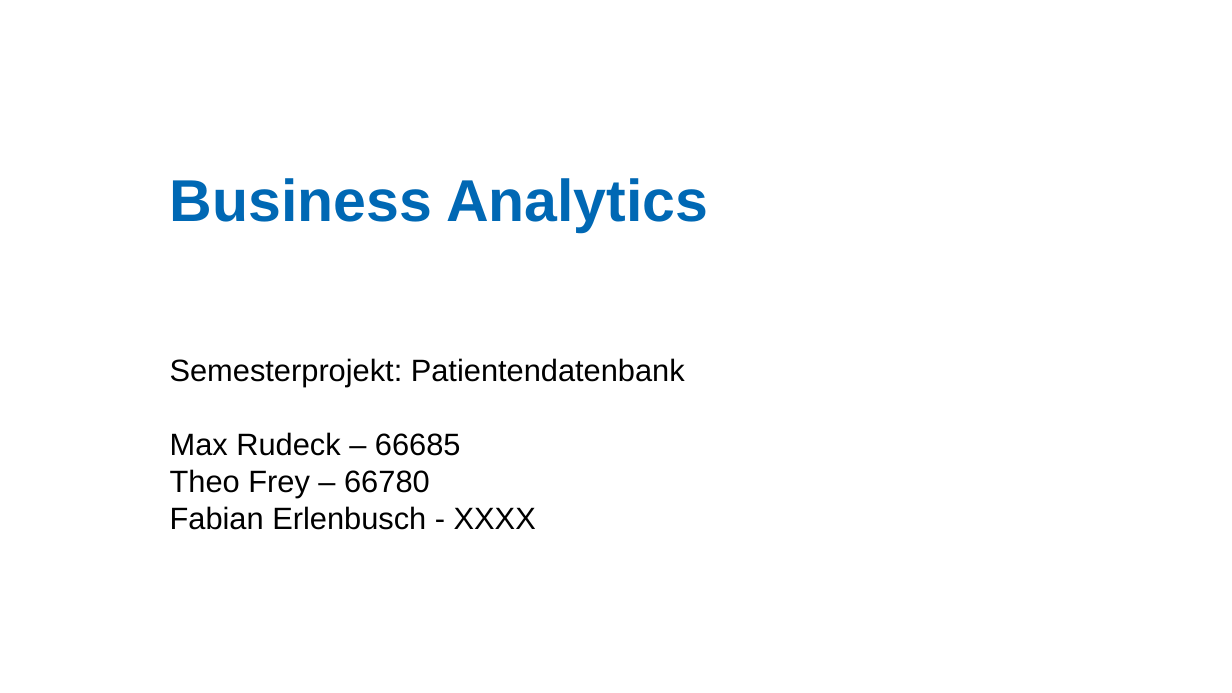
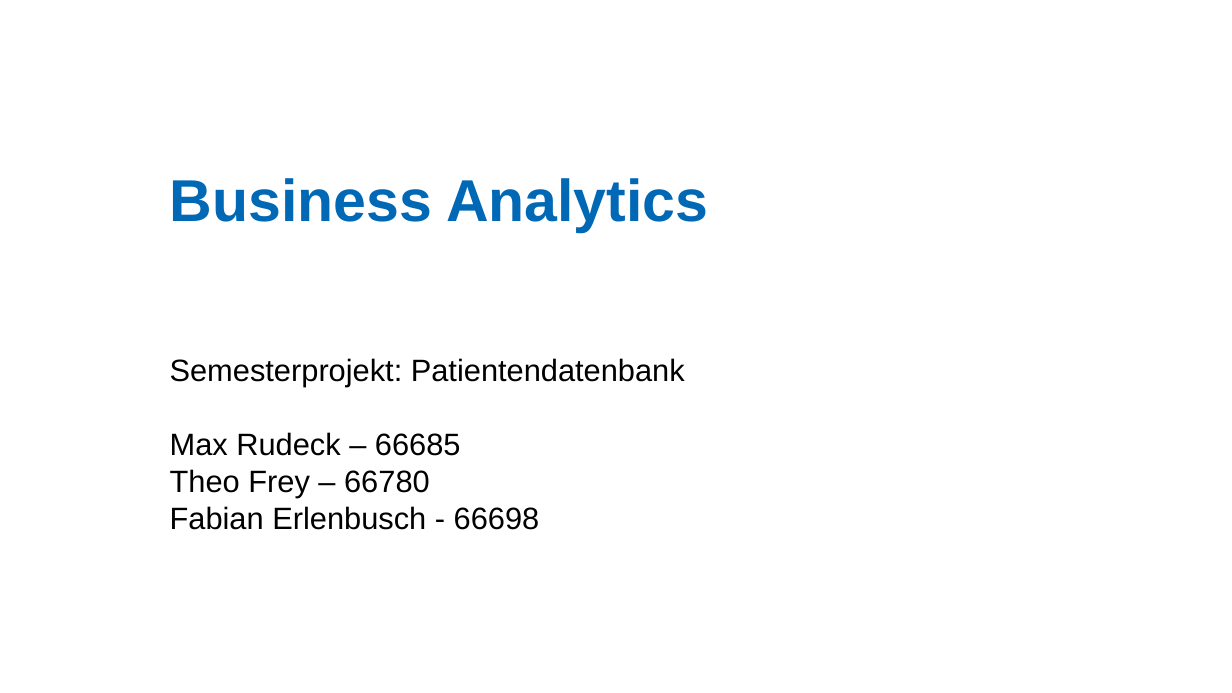
Before and after one commit to mxrdck/BuisnessAnalytics, a slide deck: slide 1 of Präsentation/BA_präsentation.pptx. Drawn at 1232x693 pixels with LibreOffice and Linux fonts; fonts in the diff are those of the drawing; background and template pictures are left out. Boxes give left, top, right and bottom in pixels: in the first picture for what was removed or moved away, otherwise in the second. Text is boxed around its words. In the diff, an @@ line names an element or a change of style, - is before the commit and + after.

Commit message:
presentation commit

```diff
--- a/Präsentation/BA_präsentation.pptx
+++ b/Präsentation/BA_präsentation.pptx
@@ subtitle at (170, 506, 540, 530): text changed @@
-Fabian Erlenbusch - XXXX
+Fabian Erlenbusch - 66698
```
Also in this commit, not shown: 11 slides added.
